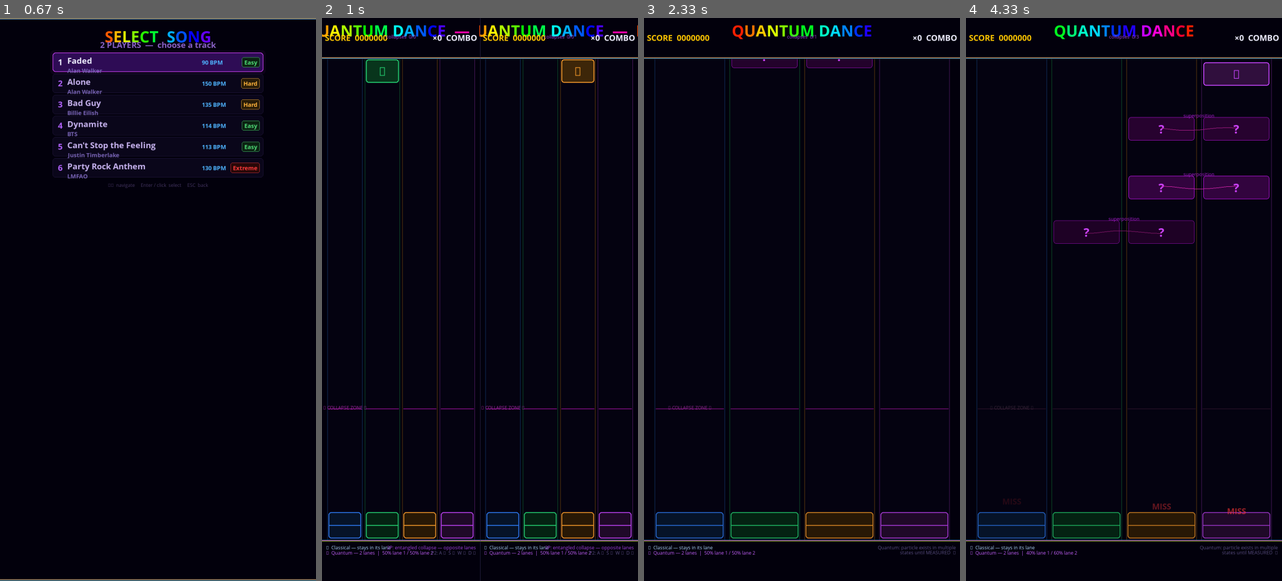
Above: before the commit, frames 1-4 (left to right).
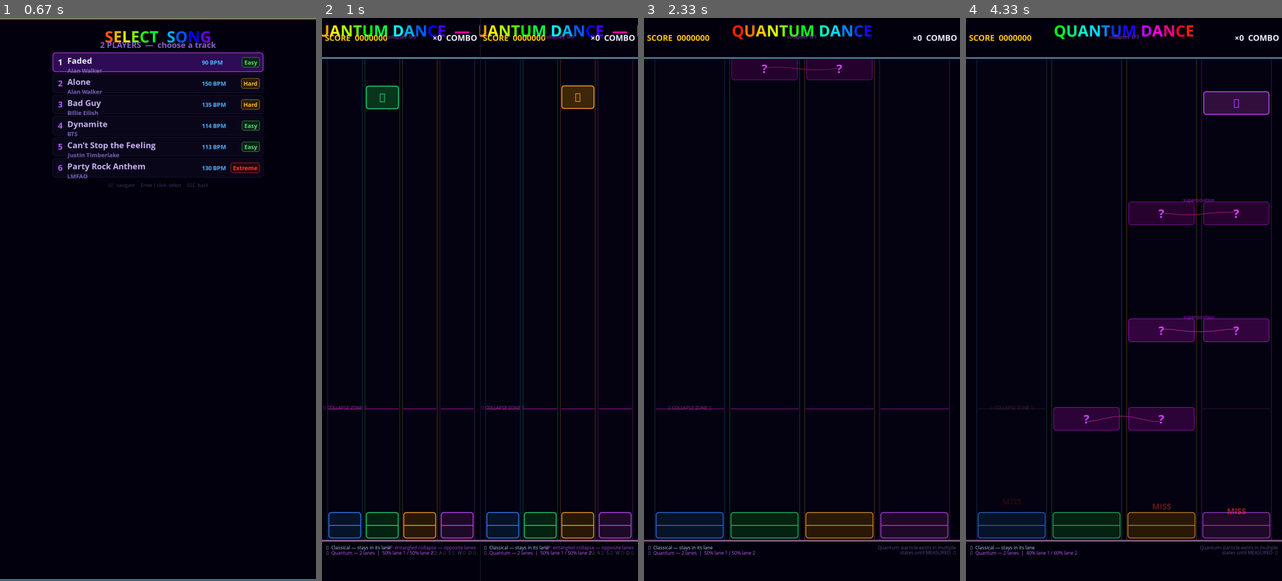
Above: after the commit, the same moments.

Repository: parzival1401/mobile_quantum-
Game: pygame game, started from dance_dance/quantum_dance.py
Same seed, same stepped clock (60 frames per second), same inputs: the game is played once before the commit and once after it.
Inputs (mouse positions are in pixels of both pictures, inside the frame that each line leads up to):
- Up to frame 1 (0.67 s): press the mouse at (158, 327) at 0.37 s; move the mouse to (107, 378) at 0.47 s; release the mouse at (60, 428) at 0.6 s
- Up to frame 2 (1 s): tap Enter at 0.67 s
- Up to frame 3 (2.33 s): hold Up 1-1.47 s; move the mouse to (918, 496) at 1.03 s; tap Esc at 1.5 s; press the mouse at (802, 299) at 1.87 s; move the mouse to (776, 406) at 1.97 s; release the mouse at (748, 513) at 2.1 s; tap 1 at 2.17 s
- Up to frame 4 (4.33 s): hold Down 2.5-2.8 s; hold S 2.5-2.8 s; tap  at 2.65, 3.82 s; hold Left 2.83-3.23 s; hold A 2.83-3.23 s; hold Up 3.27-3.63 s; hold W 3.27-3.63 s; hold Right 3.67-4.3 s; hold D 3.67-4.3 s

Frame 1 is identical in both runs. In frame 2, 1.8% of the frame differs, in the area x 13-87%, y 7-17%; in frame 3, 1.0%; in frame 4, 12%, in the area x 27-97%, y 7-74%.

Commit message:
Fix note timing + input lag on Pi: switch to delta-time physics
Root cause: _bpm_fall_speed() divided by constant FPS=60, so notes fell
at half speed on Pi at 30 FPS. _game_elapsed also drifted at half speed.

Changes:
- _bpm_fall_speed() now returns px/sec instead of px/frame
- Note.speed stored as px/sec; variance adjusted from ±0.2 to ±8 px/sec
- Note.update(dt) moves by speed*dt — frame-rate independent
- PlayerState.update(dt) threads dt through to all notes
- Main loop: dt = clk.tick() / 1000.0, capped at 50ms
- _game_elapsed += dt (actual seconds, not 1/FPS)
- spawn_timer now in seconds (was frames); decremented by dt
- get_pos() called once per frame in main loop, passed into update()
  eliminating duplicate system calls

Result: notes fall at correct speed on both 30 FPS (Pi) and 60 FPS (Mac)

Co-Authored-By: Claude Sonnet 4.6 <noreply@anthropic.com>

Diff:
--- a/dance_dance/quantum_dance.py
+++ b/dance_dance/quantum_dance.py
@@ -440,9 +440,9 @@
 # BPM timing helpers
 # ─────────────────────────────────────────────────────────────────────────────
 def _bpm_fall_speed() -> float:
-    """px/frame for a note to travel FALL_DISTANCE in _active_beats_fall beats."""
+    """px/second for a note to travel FALL_DISTANCE in _active_beats_fall beats."""
     seconds = _active_beats_fall * 60.0 / SONG_BPM
-    return (FALL_DISTANCE / seconds) / FPS
+    return FALL_DISTANCE / seconds   # px/sec — frame-rate independent
 
 def _bpm_collapse_y() -> int:
     """Collapse 1 beat before the note reaches TARGET_Y."""
@@ -604,7 +604,7 @@
         self.final_lane   = lane
         self.dropped_lane = None
         self.y            = float(LANE_TOP - NOTE_H - 8)
-        self.speed        = get_fall_speed() + random.uniform(-0.2, 0.2)
+        self.speed        = get_fall_speed() + random.uniform(-8.0, 8.0)  # px/sec
         self.alive        = True
         self.hit          = False
         self.missed       = False
@@ -621,15 +621,14 @@
         if d <= HIT_GOOD:    return "GOOD"
         return None
 
-    def update(self, collapsed_outcomes: dict, player_idx: int):
+    def update(self, collapsed_outcomes: dict, player_idx: int, dt: float):
         """
         collapsed_outcomes: shared dict  nid → (p1_lane, p2_lane)
-        player_idx: 0 = P1, 1 = P2
-        In 1P mode player_idx is always 0.
+        player_idx: 0 = P1, 1 = P2  |  dt: seconds since last frame
         """
         self.just_collapsed = False
         self.just_missed    = False
-        self.y += self.speed
+        self.y += self.speed * dt
 
         if self.quantum and not self.collapsed and self.y >= get_collapse_y():
             self.collapsed      = True
@@ -771,9 +770,9 @@
             self.floats.append(FloatText("EARLY", scx, TARGET_Y - 42, (255, 180, 0)))
             _play(SFX_MISS)
 
-    def update(self, collapsed_outcomes: dict):
+    def update(self, collapsed_outcomes: dict, dt: float):
         for note in self.notes:
-            note.update(collapsed_outcomes, self.idx)
+            note.update(collapsed_outcomes, self.idx, dt)
             if note.just_collapsed:
                 cx = (_lcx(note.dropped_lane, self.ctx) if self.ctx
                       else lcx(note.dropped_lane))
@@ -809,7 +808,7 @@
 q_collapsed        = 0
 q_total            = 0
 tick               = 0
-spawn_timer        = 55
+spawn_timer        = 0.9   # seconds until first note spawn
 collapsed_outcomes : dict = {}   # nid → (p1_lane, p2_lane)
 last_beat          = -1
 _game_elapsed      = 0.0   # seconds since game started (fallback timer)
@@ -1392,7 +1391,7 @@
     q_collapsed    = 0
     q_total        = 0
     tick           = 0
-    spawn_timer    = 55
+    spawn_timer    = 0.9   # seconds
     collapsed_outcomes = {}
     last_beat      = -1
     _game_elapsed  = 0.0
@@ -1469,30 +1468,29 @@
 # ─────────────────────────────────────────────────────────────────────────────
 # Per-frame update
 # ─────────────────────────────────────────────────────────────────────────────
-def update():
+def update(dt: float, music_pos_ms: int = -1):
     global spawn_timer, q_collapsed, tick, last_beat, _game_elapsed
 
     tick += 1
-    _game_elapsed += 1.0 / FPS
+    _game_elapsed += dt   # actual elapsed seconds, not fixed 1/FPS
 
     # Spawning
-    if SONG_FILE and pygame.mixer.music.get_busy():
-        pos_ms     = pygame.mixer.music.get_pos()
-        beat_time  = max(0.0, pos_ms / 1000.0 - SONG_OFFSET)
-        beat_num   = beat_time * SONG_BPM / 60.0
-        cur_beat   = int(beat_num)
+    if music_pos_ms >= 0:
+        beat_time = max(0.0, music_pos_ms / 1000.0 - SONG_OFFSET)
+        beat_num  = beat_time * SONG_BPM / 60.0
+        cur_beat  = int(beat_num)
         if cur_beat > last_beat and cur_beat % BEATS_PER_NOTE == 0:
             spawn_note()
             last_beat = cur_beat
     else:
-        spawn_timer -= 1
+        spawn_timer -= dt
         if spawn_timer <= 0:
             spawn_note()
-            base = get_spawn_interval()
-            spawn_timer = random.randint(int(base * 0.78), int(base * 1.35))
-
-    p1.update(collapsed_outcomes)
-    if p2: p2.update(collapsed_outcomes)
+            base_sec    = get_spawn_interval() / 60.0   # frames→seconds
+            spawn_timer = random.uniform(base_sec * 0.78, base_sec * 1.35)
+
+    p1.update(collapsed_outcomes, dt)
+    if p2: p2.update(collapsed_outcomes, dt)
 
 
 def _render_player(surf, ps: PlayerState, ctx: RenderCtx, label: str = ""):
@@ -1546,7 +1544,7 @@
     song_rects: list = []
 
     while True:
-        clk.tick(30 if _LOW_PERF else FPS)
+        dt = min(clk.tick(30 if _LOW_PERF else FPS) / 1000.0, 0.05)
 
         # ── MENU ──────────────────────────────────────────────────────────────
         if game_state == GameState.MENU:
@@ -1672,17 +1670,18 @@
                         elif p2 and event.joy == 1:
                             p2.handle_key(lane)
 
-        update()
+        music_playing  = SONG_FILE and pygame.mixer.music.get_busy()
+        music_pos_ms   = pygame.mixer.music.get_pos() if music_playing else -1
+
+        update(dt, music_pos_ms)
         for nid in collapsed_outcomes:
             if nid not in _seen_collapsed_nids:
                 _seen_collapsed_nids.add(nid)
                 q_collapsed += 1
 
         # ── Duration-based fade & auto-end ───────────────────────────────────
-        music_playing = SONG_FILE and pygame.mixer.music.get_busy()
         if music_playing:
-            elapsed_ms  = pygame.mixer.music.get_pos()
-            elapsed_sec = max(0.0, elapsed_ms / 1000.0 - SONG_OFFSET)
+            elapsed_sec = max(0.0, music_pos_ms / 1000.0 - SONG_OFFSET)
             time_left   = SONG_DURATION - elapsed_sec
             if time_left <= 0:
                 try: pygame.mixer.music.stop()
